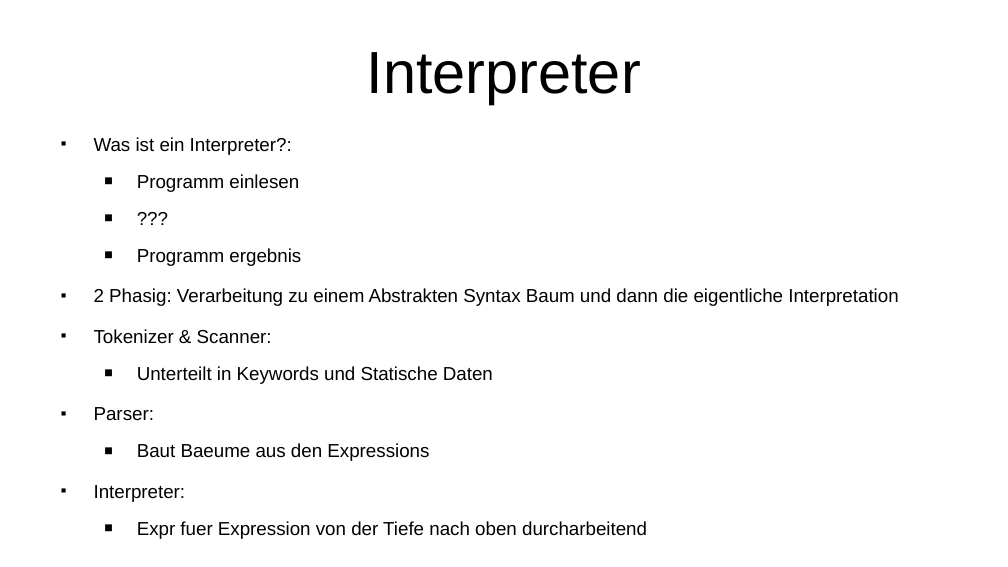
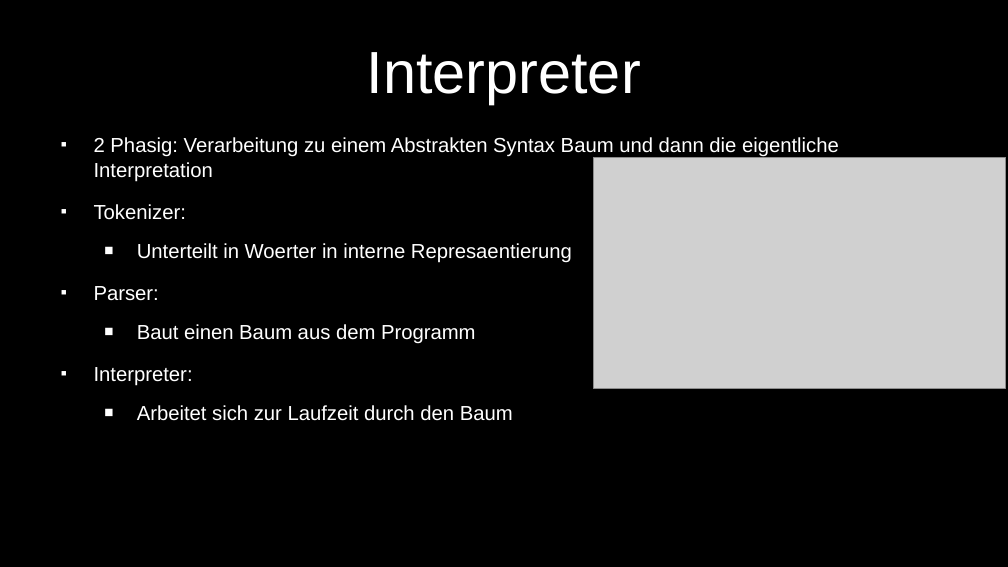
Before and after one commit to Iquiji/little-schemer-talk, a slide deck: slide 10 of Talk Engineering Day 2-6-2022.odp. Drawn at 1008x567 pixels with LibreOffice and Linux fonts; fonts in the diff are those of the drawing; grey boxes stand for pictures. Boxes give left, top, right and bottom in pixels: in the first picture for what was removed or moved away, otherwise in the second. Text is boxed around its words. In the diff, an @@ line names an element or a change of style, - is before the commit and + after.

```diff
--- a/Talk Engineering Day 2-6-2022.odp
+++ b/Talk Engineering Day 2-6-2022.odp
@@ background #FFFFFF to #000000 @@
@@ title "Interpreter" at [367, 52, 641, 104]: text colour #000000 to #FFFFFF @@
@@ text at [94, 137, 301, 266]: paragraphs removed @@
-■ Was ist ein Interpreter?:
-  ■ Programm einlesen
-  ■ ???
-  ■ Programm ergebnis
@@ text at [94, 137, 839, 386]: size 14.8 to 16 pt, text colour #000000 to #FFFFFF in "2 Phasig: Verarbeitung zu einem Abstrakten Syntax ...", "Parser:", "Interpreter:"; bullet colour #000000 to #FFFFFF @@
@@ picture added at [594, 157, 1006, 389] @@
@@ text at [94, 204, 572, 263]: text changed; size 14.8 to 16 pt; text colour #000000 to #FFFFFF @@
-■ Tokenizer & Scanner:
-  ■ Unterteilt in Keywords und Statische Daten
+■ Tokenizer:
+  ■ Unterteilt in Woerter in interne Represaentierung
@@ text at [137, 324, 476, 344]: text changed; size 14.8 to 16 pt; text colour #000000 to #FFFFFF @@
-  ■ Baut Baeume aus den Expressions
+  ■ Baut einen Baum aus dem Programm
@@ text at [137, 405, 513, 421]: text changed; size 14.8 to 16 pt; text colour #000000 to #FFFFFF @@
-  ■ Expr fuer Expression von der Tiefe nach oben durcharbeitend
+  ■ Arbeitet sich zur Laufzeit durch den Baum
```
Also in this commit, not shown: 14 other slides changed, 11 slides added, 2 slides removed.
